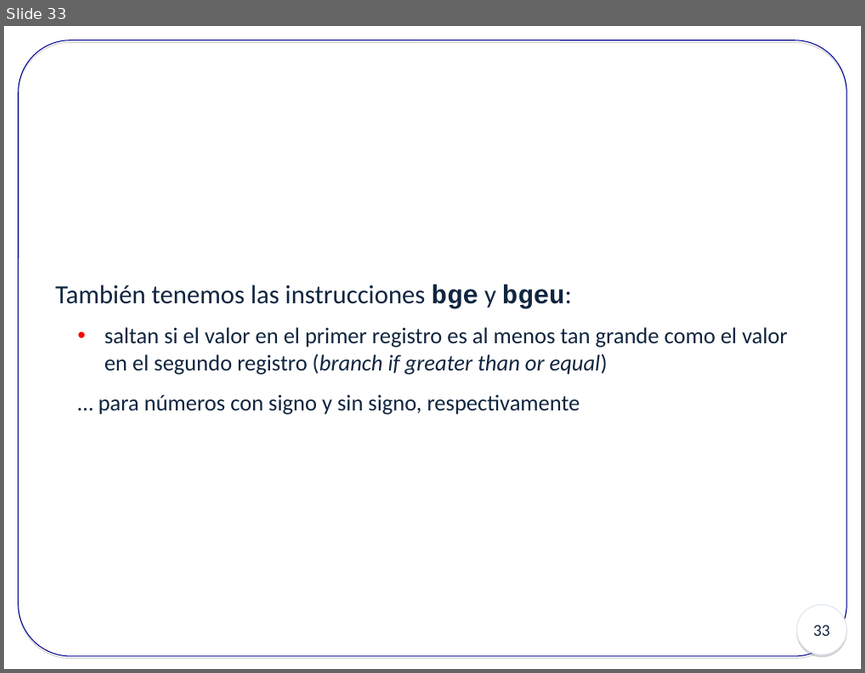
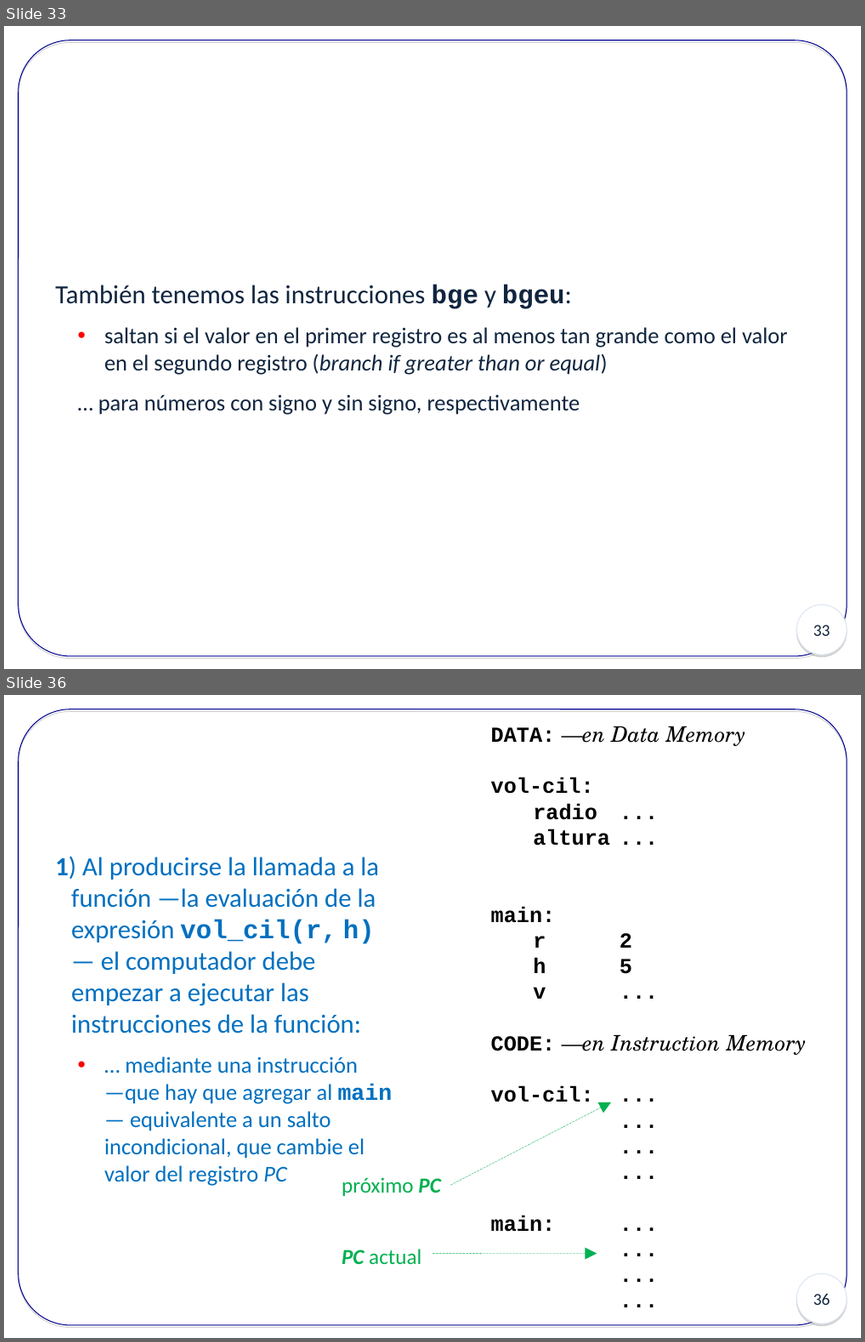
Before and after one commit to fediaz3/syllabus-2021-1, a slide deck: Clases/InstrucsRISC-V.ppt. Shown one above the other, each under a label of ours: slide 33 before the commit, slides 33 and 36 after it; the slides between them are not shown. The pictures are 865x673 and 865x1342 pixels, drawn with LibreOffice and Linux fonts; fonts in the diff are those of the drawing. Boxes give left, top, right and bottom in pixels: in the first picture for what was removed or moved away, otherwise in the second. Text is boxed around its words. In the diff, an @@ line names an element or a change of style, - is before the commit and + after.

```diff
--- a/Clases/InstrucsRISC-V.ppt
+++ b/Clases/InstrucsRISC-V.ppt
@@ slide 36 added at [4,695,861,1338], background #FFFFFF; not listed: 2 template elements that a slide beside it also shows @@
@@ text added at [491,726,806,1231], 18 pt, text #000000, bold @@
+DATA: —en Data Memory
+vol-cil:
+radio ...
+altura ...
+main:
+r 2
+h 5
+v ...
+CODE: —en Instruction Memory
+vol-cil: ...
+...
+...
+...
+main: ...
+...
+...
+...
@@ text added at [55,856,392,1185], 22 pt, text #0070C0 @@
+1) Al producirse la llamada a la función —la evaluación de la expresión vol_cil(r, h)— el computador debe empezar a ejecutar las instrucciones de la función:
+  • … mediante una instrucción —que hay que agregar al main— equivalente a un salto incondicional, que cambie el valor del registro PC
@@ arrow added from (450, 1185) to (611, 1102), #00B050 0.26 pt dashed @@
@@ text added at [341,1177,440,1196], 18 pt, text #00B050 @@
+próximo PC
@@ text added at [341,1248,421,1265], 18 pt, text #00B050 @@
+PC actual
@@ arrow added from (432, 1253) to (597, 1253), #00B050 0.26 pt dashed @@
```
Also in this commit, not shown: 7 slides changed, 5 other slides added, 2 other files.
